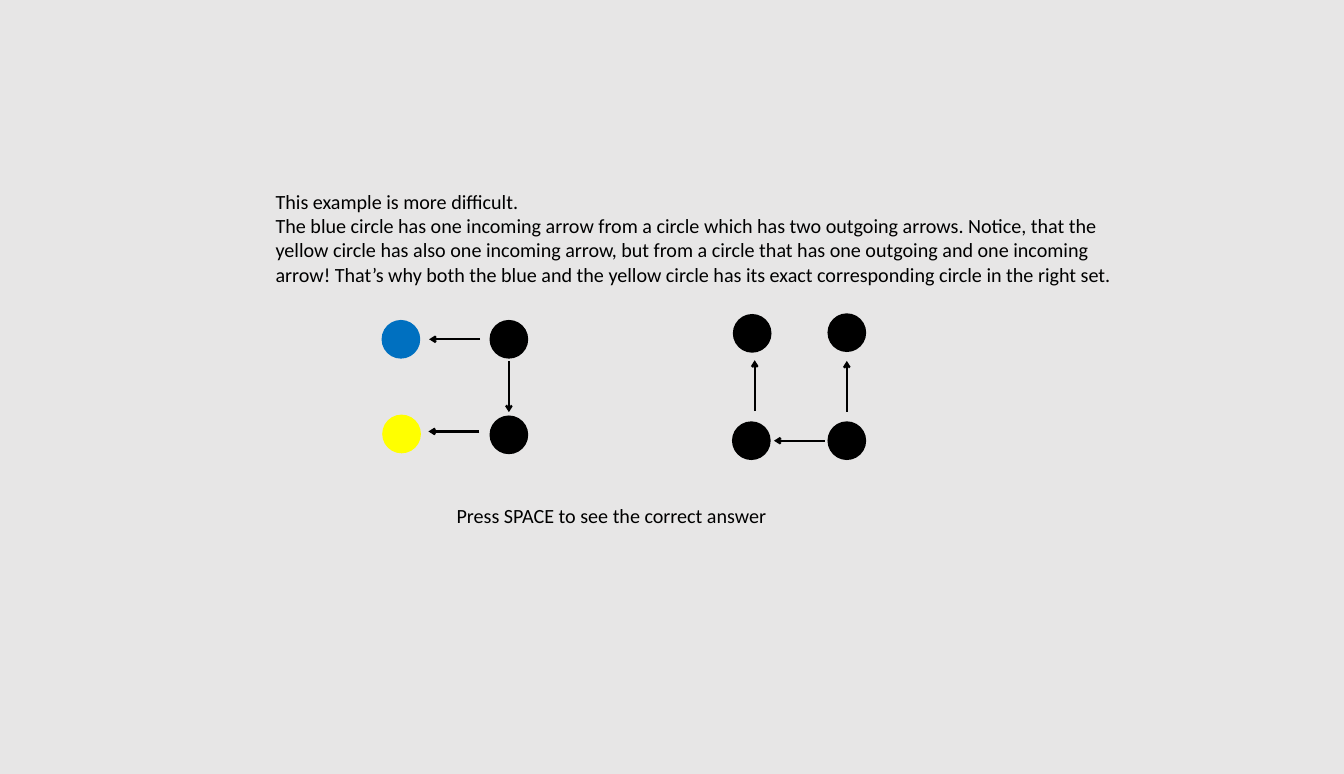
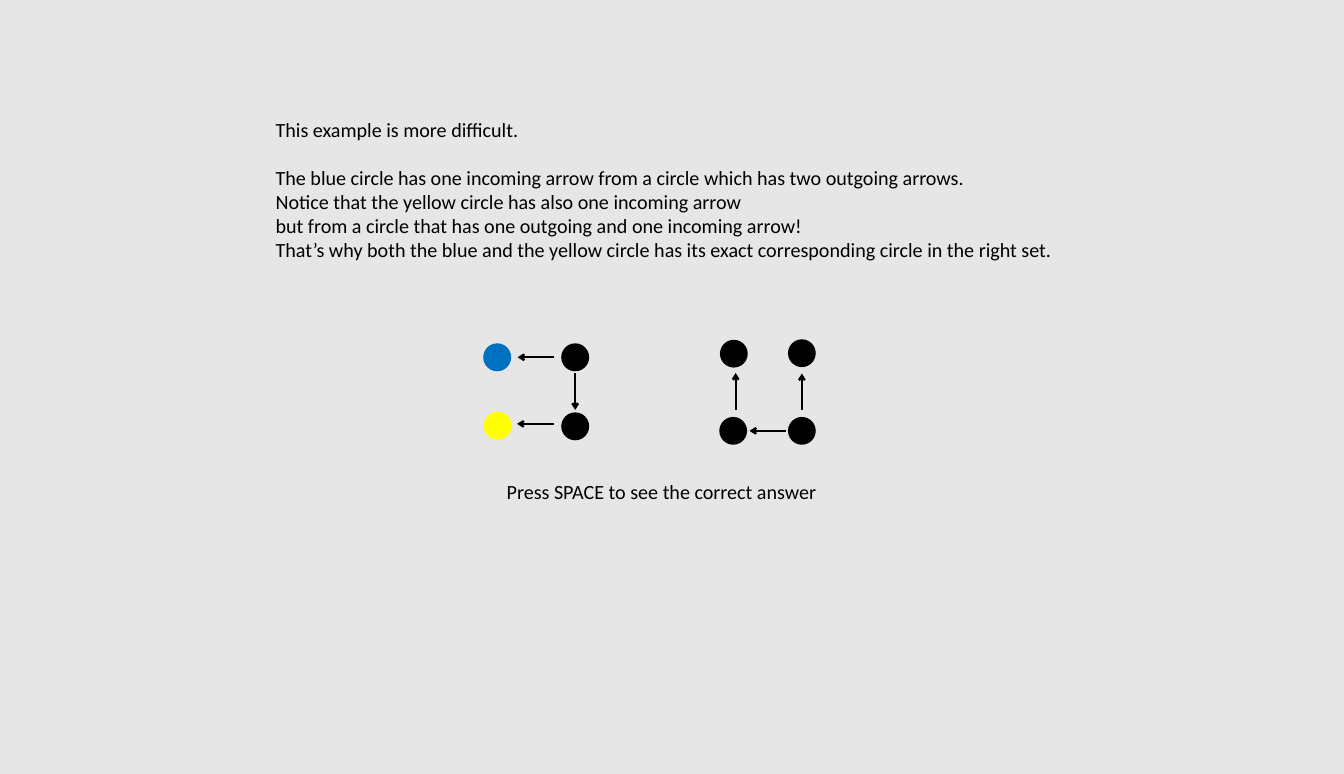
Before and after one commit to ociepkam/grafy, a slide deck: slide 3 of images/instruction.pptx. Drawn at 1344x774 pixels with LibreOffice and Linux fonts; fonts in the diff are those of the drawing. Boxes give left, top, right and bottom in pixels: in the first picture for what was removed or moved away, otherwise in the second. Text is boxed around its words. In the diff, an @@ line names an element or a change of style, - is before the commit and + after.

```diff
--- a/images/instruction.pptx
+++ b/images/instruction.pptx
@@ text at box(276, 171, 1051, 261): text changed @@
-The blue circle has one incoming arrow from a circle which has two outgoing arrows. Notice, that the yellow circle has also one incoming arrow, but from a circle that has one outgoing and one incoming arrow! That’s why both the blue and the yellow circle has its exact corresponding circle in the right set.
+The blue circle has one incoming arrow from a circle which has two outgoing arrows.
+Notice that the yellow circle has also one incoming arrow
+but from a circle that has one outgoing and one incoming arrow!
+That’s why both the blue and the yellow circle has its exact corresponding circle in the right set.
@@ ellipse: place and size @@
-ellipse at box(382, 320, 421, 359)
+ellipse at box(483, 344, 511, 371)
@@ arrow moved from (480, 339) - (429, 339) to (555, 357) - (518, 357) @@
@@ ellipse: place and size @@
-ellipse at box(489, 320, 528, 359)
+ellipse at box(561, 344, 589, 371)
@@ ellipse: place and size @@
-ellipse at box(733, 314, 772, 353)
+ellipse at box(720, 340, 748, 368)
@@ ellipse: place and size @@
-ellipse at box(828, 313, 867, 352)
+ellipse at box(788, 339, 816, 367)
@@ arrow moved from (509, 361) - (509, 412) to (575, 373) - (575, 410) @@
@@ arrow moved from (755, 411) - (755, 360) to (736, 410) - (736, 373) @@
@@ arrow moved from (847, 412) - (847, 361) to (802, 410) - (802, 374) @@
@@ ellipse: place and size @@
-ellipse at box(382, 414, 421, 453)
+ellipse at box(484, 412, 512, 440)
@@ ellipse: place and size @@
-ellipse at box(489, 415, 528, 454)
+ellipse at box(561, 412, 589, 440)
@@ ellipse: place and size @@
-ellipse at box(732, 421, 771, 460)
+ellipse at box(720, 417, 748, 445)
@@ ellipse: place and size @@
-ellipse at box(828, 421, 867, 460)
+ellipse at box(788, 417, 816, 445)
@@ arrow moved from (480, 431) - (428, 431) to (554, 424) - (517, 424) @@
@@ arrow moved from (825, 441) - (774, 441) to (786, 431) - (750, 431) @@
```
Also in this commit, not shown: 4 other slides changed, 11 other files.
